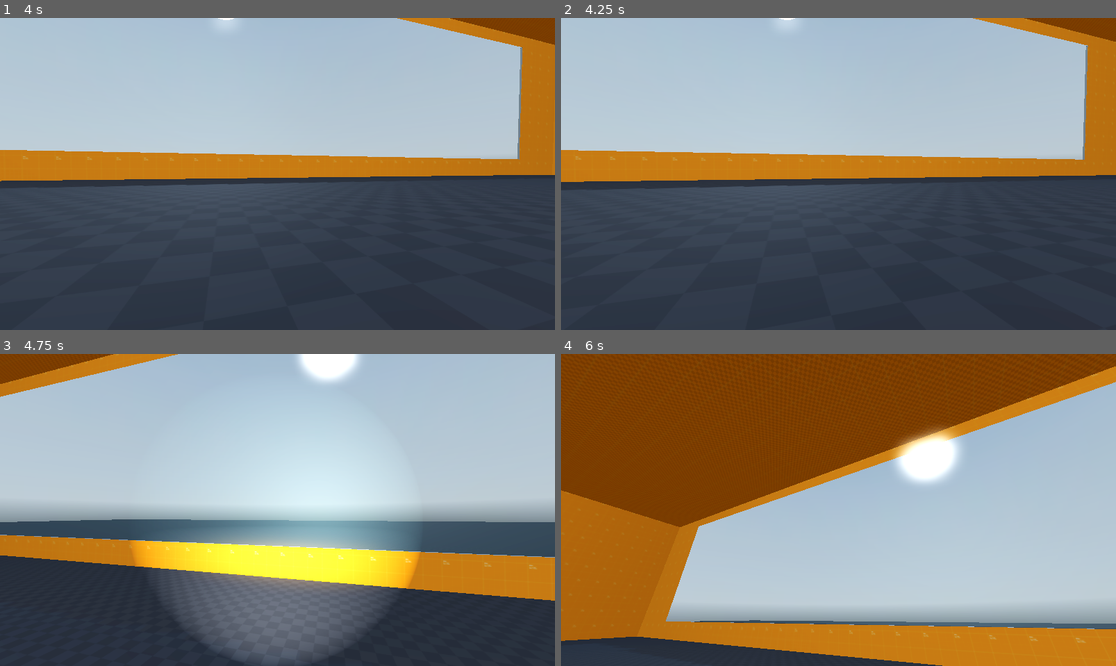
Above: before the commit, frames 1-4 (two rows, left to right).
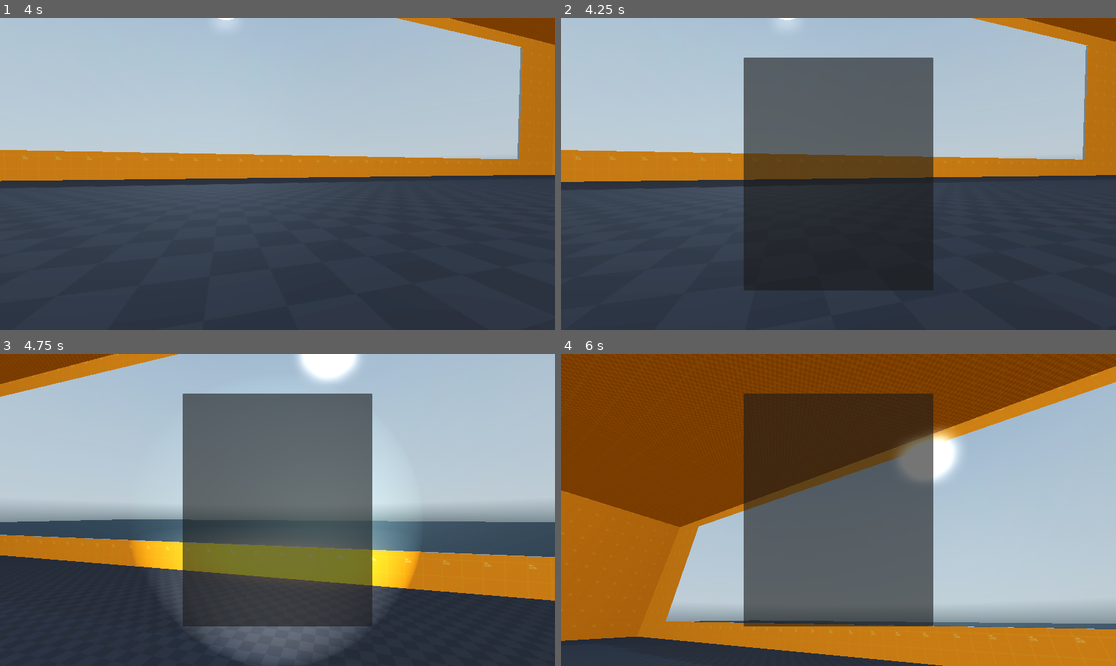
Above: after the commit, the same moments.

Repository: blakenuova/hoarder
Game: Godot game, scene res://Scenes/Levels/safe_zone.tscn
The game is run twice, just before and just after one commit, with the same random seed, the same clock (stepped at 60 frames per second) and the same inputs. A sky picture missing from this copy of the repository is replaced by a grey-blue gradient.
Inputs (mouse positions are in pixels of both pictures, inside the frame that each line leads up to):
- Up to frame 1 (4 s): move the mouse to (305, 174) at 0.52 s; hold W (move_forward) from 0.53 s (still down); tap F (flashlight) at 0.6, 1.55, 2.1, 3.05, 3.8 s; tap Space (jump) at 0.77, 1.52, 3.02, 3.77 s; move the mouse to (249, 174) at 1.27 s; tap Ctrl (crouch) at 1.35 s; move the mouse to (288, 167) at 2.02 s; move the mouse to (271, 180) at 2.77 s; tap E (interact) at 2.85 s; move the mouse to (316, 177) at 3.52 s; hold Z (prone) from 3.53 s (still down)
- Up to frame 2 (4.25 s): keep holding W (move_forward); keep holding Z (prone); tap Tab (inventory) at 4.15 s
- Up to frame 3 (4.75 s): keep holding W (move_forward); move the mouse to (233, 506) at 4.27 s; release Z (prone) at 4.28 s; tap Shift (run) at 4.35 s; tap Space (jump) at 4.52 s; tap F (flashlight) at 4.55 s
- Up to frame 4 (6 s): tap Escape (menu) at 4.9 s; move the mouse to (866, 510) at 5.02 s; release W (move_forward) at 5.03 s; hold S (move_backward) 5.03-5.78 s; tap F (flashlight) at 5.1 s; move the mouse to (755, 432) at 5.77 s; hold D (move_right) from 5.78 s (still down); tap Ctrl (crouch) at 5.85 s

Frame 1 is identical in both runs. In frame 2, 24% of the frame differs, in the area x 32-68%, y 12-88%; in frame 3, 25%; in frame 4, 25%.

Commit message:
Add inventory UI system and scrap item
Implemented a basic inventory UI with slot display and grid layout, including scripts for updating the UI when the inventory changes. Added a new 'scrap' item and scene, placed multiple scrap items in the safe_zone level, and updated player controls to toggle the inventory UI. Also reorganized resource icon paths for consistency.

Diff:
--- a/Resources/Items/Old_Flashlight.tres
+++ b/Resources/Items/Old_Flashlight.tres
@@ -1,6 +1,6 @@
 [gd_resource type="Resource" script_class="ItemData" load_steps=3 format=3 uid="uid://bahu35yfb682w"]
 
-[ext_resource type="Texture2D" uid="uid://cv3xp3lpwxe3l" path="res://Assets/Textures/Resource Icons/flashlight.png" id="1_sev3s"]
+[ext_resource type="Texture2D" uid="uid://cv3xp3lpwxe3l" path="res://Assets/2D Assets/Resource Icons/flashlight.png" id="1_sev3s"]
 [ext_resource type="Script" uid="uid://d2b8ulgugbiy6" path="res://Scenes/Inventory/item_data.gd" id="1_x6236"]
 
 [resource]
--- /dev/null
+++ b/Resources/Items/scrap.tres
@@ -0,0 +1,12 @@
+[gd_resource type="Resource" script_class="ItemData" load_steps=3 format=3 uid="uid://b38ajn1y8vkr0"]
+
+[ext_resource type="Texture2D" uid="uid://bd3su07argvt2" path="res://Assets/2D Assets/Resource Icons/scrap_metal.png" id="1_4d087"]
+[ext_resource type="Script" uid="uid://d2b8ulgugbiy6" path="res://Scenes/Inventory/item_data.gd" id="1_ufduv"]
+
+[resource]
+script = ExtResource("1_ufduv")
+name = "Scrap"
+description = "Pile of Junk"
+stackable = true
+icon = ExtResource("1_4d087")
+metadata/_custom_type_script = "uid://d2b8ulgugbiy6"
--- /dev/null
+++ b/Scenes/Inventory/Items/scrap.tscn
@@ -0,0 +1,29 @@
+[gd_scene load_steps=5 format=3 uid="uid://s1wgwcxpxije"]
+
+[ext_resource type="Script" uid="uid://wqyyyjffuct6" path="res://Scripts/Interactable/pickup.gd" id="1_ut18j"]
+[ext_resource type="Resource" uid="uid://b38ajn1y8vkr0" path="res://Resources/Items/scrap.tres" id="2_5q300"]
+
+[sub_resource type="BoxShape3D" id="BoxShape3D_ua5wo"]
+size = Vector3(0.94140625, 0.10949707, 0.7529297)
+
+[sub_resource type="BoxMesh" id="BoxMesh_ut18j"]
+
+[node name="Scrap" type="RigidBody3D"]
+script = ExtResource("1_ut18j")
+item_data = ExtResource("2_5q300")
+
+[node name="CollisionShape3D" type="CollisionShape3D" parent="."]
+transform = Transform3D(1, 0, 0, 0, 1, 0, 0, 0, 1, 0, 0.036193848, 0)
+shape = SubResource("BoxShape3D_ua5wo")
+
+[node name="MeshInstance3D" type="MeshInstance3D" parent="."]
+transform = Transform3D(0.92, 0, 0, 0, 0.032, 0, 0, 0, 0.431, 0, 0, 0)
+mesh = SubResource("BoxMesh_ut18j")
+
+[node name="MeshInstance3D2" type="MeshInstance3D" parent="."]
+transform = Transform3D(0.6807631, 0, 0.28991258, 0, 0.031999998, 0, -0.6188389, 0, 0.3189227, 0, 0.044230223, 0)
+mesh = SubResource("BoxMesh_ut18j")
+
+[node name="MeshInstance3D3" type="MeshInstance3D" parent="."]
+transform = Transform3D(0.61819905, 0, -0.07455227, 0, 0.031999998, 0, 0.102940895, 0, 0.44771472, 0, 0.071742296, 0)
+mesh = SubResource("BoxMesh_ut18j")
--- a/Scenes/Levels/safe_zone.tscn
+++ b/Scenes/Levels/safe_zone.tscn
@@ -9,6 +9,7 @@
 [ext_resource type="Script" uid="uid://c272rm5bpkjaa" path="res://Scripts/Interactable/Interactable.gd" id="6_2cs7a"]
 [ext_resource type="PackedScene" uid="uid://couv4onmpyk7p" path="res://Scenes/Interactables/light_switch.tscn" id="6_eq3jn"]
 [ext_resource type="PackedScene" uid="uid://pa7qbuhfjv2p" path="res://Scenes/Inventory/Items/flashlight.tscn" id="9_r6koe"]
+[ext_resource type="PackedScene" uid="uid://s1wgwcxpxije" path="res://Scenes/Inventory/Items/scrap.tscn" id="10_lesm6"]
 
 [sub_resource type="PanoramaSkyMaterial" id="PanoramaSkyMaterial_erxk3"]
 panorama = ExtResource("1_eihp4")
@@ -190,3 +191,39 @@
 
 [node name="Flashlight" parent="Test" instance=ExtResource("9_r6koe")]
 transform = Transform3D(1, 0, 0, 0, 1, 0, 0, 0, 1, -6.0636086, 1.3158844, 0)
+
+[node name="Scrap" parent="Test" instance=ExtResource("10_lesm6")]
+transform = Transform3D(1, 0, 0, 0, 1, 0, 0, 0, 1, -17.04581, 0.7565228, 0)
+
+[node name="Scrap2" parent="Test" instance=ExtResource("10_lesm6")]
+transform = Transform3D(1, 0, 0, 0, 1, 0, 0, 0, 1, -17.04581, 0.7565228, -1.1359916)
+
+[node name="Scrap3" parent="Test" instance=ExtResource("10_lesm6")]
+transform = Transform3D(1, 0, 0, 0, 1, 0, 0, 0, 1, -17.04581, 0.7565228, -2.039886)
+
+[node name="Scrap4" parent="Test" instance=ExtResource("10_lesm6")]
+transform = Transform3D(1, 0, 0, 0, 1, 0, 0, 0, 1, -16.053772, 0.7565228, 0)
+
+[node name="Scrap5" parent="Test" instance=ExtResource("10_lesm6")]
+transform = Transform3D(1, 0, 0, 0, 1, 0, 0, 0, 1, -16.053772, 0.7565228, -1.1359916)
+
+[node name="Scrap10" parent="Test" instance=ExtResource("10_lesm6")]
+transform = Transform3D(0.42623726, 0, -0.9046114, 0, 1, 0, 0.9046114, 0, 0.42623726, -15.778688, 0.96831834, -2.075149)
+
+[node name="Scrap11" parent="Test" instance=ExtResource("10_lesm6")]
+transform = Transform3D(0.42623726, 0, -0.9046114, 0, 1, 0, 0.9046114, 0, 0.42623726, -15.468919, 0.96831834, -0.30826414)
+
+[node name="Scrap12" parent="Test" instance=ExtResource("10_lesm6")]
+transform = Transform3D(0.42623726, 0, -0.9046114, 0, 1, 0, 0.9046114, 0, 0.42623726, -16.173517, 0.96831834, -0.79246604)
+
+[node name="Scrap6" parent="Test" instance=ExtResource("10_lesm6")]
+transform = Transform3D(1, 0, 0, 0, 1, 0, 0, 0, 1, -16.053772, 0.7565228, -2.039886)
+
+[node name="Scrap7" parent="Test" instance=ExtResource("10_lesm6")]
+transform = Transform3D(1, 0, 0, 0, 1, 0, 0, 0, 1, -15.13123, 0.7565228, 0)
+
+[node name="Scrap8" parent="Test" instance=ExtResource("10_lesm6")]
+transform = Transform3D(1, 0, 0, 0, 1, 0, 0, 0, 1, -15.13123, 0.7565228, -1.1359916)
+
+[node name="Scrap9" parent="Test" instance=ExtResource("10_lesm6")]
+transform = Transform3D(1, 0, 0, 0, 1, 0, 0, 0, 1, -15.13123, 0.7565228, -2.039886)
--- a/Scenes/Player/player.tscn
+++ b/Scenes/Player/player.tscn
@@ -6,6 +6,7 @@
 [ext_resource type="AudioStream" uid="uid://dl3ukvuo40850" path="res://Assets/Sounds/Light Switch Click On Sfx.wav" id="3_htcer"]
 [ext_resource type="PackedScene" uid="uid://dkh18u2sg55nl" path="res://Scenes/UI/hud.tscn" id="3_xpcdj"]
 [ext_resource type="AudioStream" uid="uid://dfro8rrmv8ju" path="res://Assets/Sounds/Footsteps/01-footstep.ogg" id="4_mtuoh"]
+[ext_resource type="PackedScene" uid="uid://t13qlaue6ohv" path="res://Scenes/UI/inventory_ui.tscn" id="6_0u5uq"]
 
 [sub_resource type="CapsuleMesh" id="CapsuleMesh_tugb3"]
 
@@ -71,6 +72,9 @@
 
 [node name="HUD" parent="CanvasLayer" instance=ExtResource("3_xpcdj")]
 
+[node name="InventoryUI" parent="CanvasLayer" instance=ExtResource("6_0u5uq")]
+visible = false
+
 [node name="Footstep_audio" type="AudioStreamPlayer3D" parent="."]
 transform = Transform3D(1, 0, 0, 0, 1, 0, 0, 0, 1, 0, -1, 0)
 stream = ExtResource("4_mtuoh")
--- /dev/null
+++ b/Scenes/UI/InventorySlot.tscn
@@ -0,0 +1,14 @@
+[gd_scene load_steps=2 format=3 uid="uid://bdcwobnw4swys"]
+
+[ext_resource type="Script" uid="uid://dtwu2kvffh1ju" path="res://Scripts/Inventory/inventory_slot.gd" id="1_owa7q"]
+
+[node name="Slot" type="PanelContainer"]
+custom_minimum_size = Vector2(64, 64)
+offset_right = 40.0
+offset_bottom = 40.0
+script = ExtResource("1_owa7q")
+
+[node name="Icon" type="TextureRect" parent="."]
+layout_mode = 2
+expand_mode = 2
+stretch_mode = 5
--- /dev/null
+++ b/Scenes/UI/inventory_ui.tscn
@@ -0,0 +1,35 @@
+[gd_scene load_steps=2 format=3 uid="uid://t13qlaue6ohv"]
+
+[ext_resource type="Script" uid="uid://bsr67bvtclecw" path="res://Scripts/Inventory/inventory_ui.gd" id="1_p83af"]
+
+[node name="InventoryUI" type="Control"]
+layout_mode = 3
+anchors_preset = 15
+anchor_right = 1.0
+anchor_bottom = 1.0
+grow_horizontal = 2
+grow_vertical = 2
+script = ExtResource("1_p83af")
+
+[node name="Panel" type="Panel" parent="."]
+layout_mode = 1
+anchors_preset = 8
+anchor_left = 0.5
+anchor_top = 0.5
+anchor_right = 0.5
+anchor_bottom = 0.5
+offset_left = -197.0
+offset_top = -242.0
+offset_right = 197.0
+offset_bottom = 242.0
+grow_horizontal = 2
+grow_vertical = 2
+
+[node name="Grid" type="GridContainer" parent="Panel"]
+layout_mode = 1
+anchors_preset = 15
+anchor_right = 1.0
+anchor_bottom = 1.0
+grow_horizontal = 2
+grow_vertical = 2
+columns = 4
--- a/Scripts/Inventory/inventory.gd
+++ b/Scripts/Inventory/inventory.gd
@@ -1,5 +1,8 @@
 extends Node
 class_name Inventory
+
+# Define the signal
+signal inventory_updated
 
 # This array will hold all the ItemData resources we pick up
 @export var items: Array[ItemData] = []
@@ -9,4 +12,5 @@
 	items.append(item)
 	print("Inventory: Added " + item.name + ". Total items: " + str(items.size()))
 
-	# TODO: Later, we will tell the UI to update here
+	# Shout! Tell the UI to update. Shout: "Hey! The list changed! Here is the new list!"
+	inventory_updated.emit(items)
--- /dev/null
+++ b/Scripts/Inventory/inventory_slot.gd
@@ -0,0 +1,10 @@
+extends PanelContainer
+
+@onready var icon_texture = $Icon
+
+func set_item(item: ItemData):
+	if item and item.icon:
+		icon_texture.texture = item.icon
+		tooltip_text = item.name # Hover text shows item name
+	else:
+		icon_texture.texture = null
--- /dev/null
+++ b/Scripts/Inventory/inventory_ui.gd
@@ -0,0 +1,17 @@
+extends Control
+
+# Load the slot template so we can copy it
+var slot_scene = preload("res://Scenes/UI/InventorySlot.tscn")
+
+@onready var grid = $Panel/Grid
+
+func update_grid(items: Array[ItemData]):
+	# 1. Clear existing slots (start fresh)
+	for child in grid.get_children():
+		child.queue_free()
+
+	# 2. Loop through the items and create a slot for each
+	for item in items:
+		var slot = slot_scene.instantiate()
+		grid.add_child(slot)
+		slot.set_item(item)
--- a/Scripts/Player/player.gd
+++ b/Scripts/Player/player.gd
@@ -34,6 +34,7 @@
 @onready var head = $Head
 @onready var camera = $Head/Camera3D
 @onready var inventory: Inventory = $Inventory
+@onready var inventory_ui: Control = $CanvasLayer/InventoryUI
 
 
 # --------------- audio node ---------------
@@ -60,6 +61,10 @@
 	Input.mouse_mode = Input.MOUSE_MODE_CAPTURED
 	# Initialize shapes: Ensure only standing is active at start
 	update_collision_shapes(State.STAND)
+
+	# --- CONNECT SIGNALS ---
+	# When inventory changes, tell UI to update
+	inventory.inventory_updated.connect(inventory_ui.update_grid)
 
 func _input(event):
 	# Camera Look Logic
@@ -71,6 +76,17 @@
 	# Menu/Unlock Mouse
 	if event.is_action_pressed("menu"):
 		if Input.mouse_mode == Input.MOUSE_MODE_CAPTURED:
+			Input.mouse_mode = Input.MOUSE_MODE_VISIBLE
+		else:
+			Input.mouse_mode = Input.MOUSE_MODE_CAPTURED
+
+
+	# Toggle Inventory
+	if event.is_action_pressed("inventory"): # Make sure "inventory" is in your Input Map (e.g. Tab or I)
+		inventory_ui.visible = !inventory_ui.visible
+
+		# Unlock mouse when inventory is open
+		if inventory_ui.visible:
 			Input.mouse_mode = Input.MOUSE_MODE_VISIBLE
 		else:
 			Input.mouse_mode = Input.MOUSE_MODE_CAPTURED
Renamed: Assets/Textures/Resource Icons/flashlight.png -> Assets/2D Assets/Resource Icons/flashlight.png
Not shown, changed: Assets/2D Assets/Resource Icons/flashlight.png.import
Renamed: Assets/Textures/Resource Icons/rusty_key.png -> Assets/2D Assets/Resource Icons/rusty_key.png
Not shown, changed: Assets/2D Assets/Resource Icons/rusty_key.png.import
Renamed: Assets/Textures/Resource Icons/scrap_metal.png -> Assets/2D Assets/Resource Icons/scrap_metal.png
Not shown, changed: Assets/2D Assets/Resource Icons/scrap_metal.png.import
Renamed: Assets/Textures/Resource Icons/screw_nut.png -> Assets/2D Assets/Resource Icons/screw_nut.png
Not shown, changed: Assets/2D Assets/Resource Icons/screw_nut.png.import
Not shown: 1 places in Scenes/Levels/safe_zone.tscn that only renumber resources
Not shown: 1 places in Scenes/Player/player.tscn that only renumber resources
Not shown, added: Scripts/Inventory/inventory_slot.gd.uid
Not shown, added: Scripts/Inventory/inventory_ui.gd.uid
